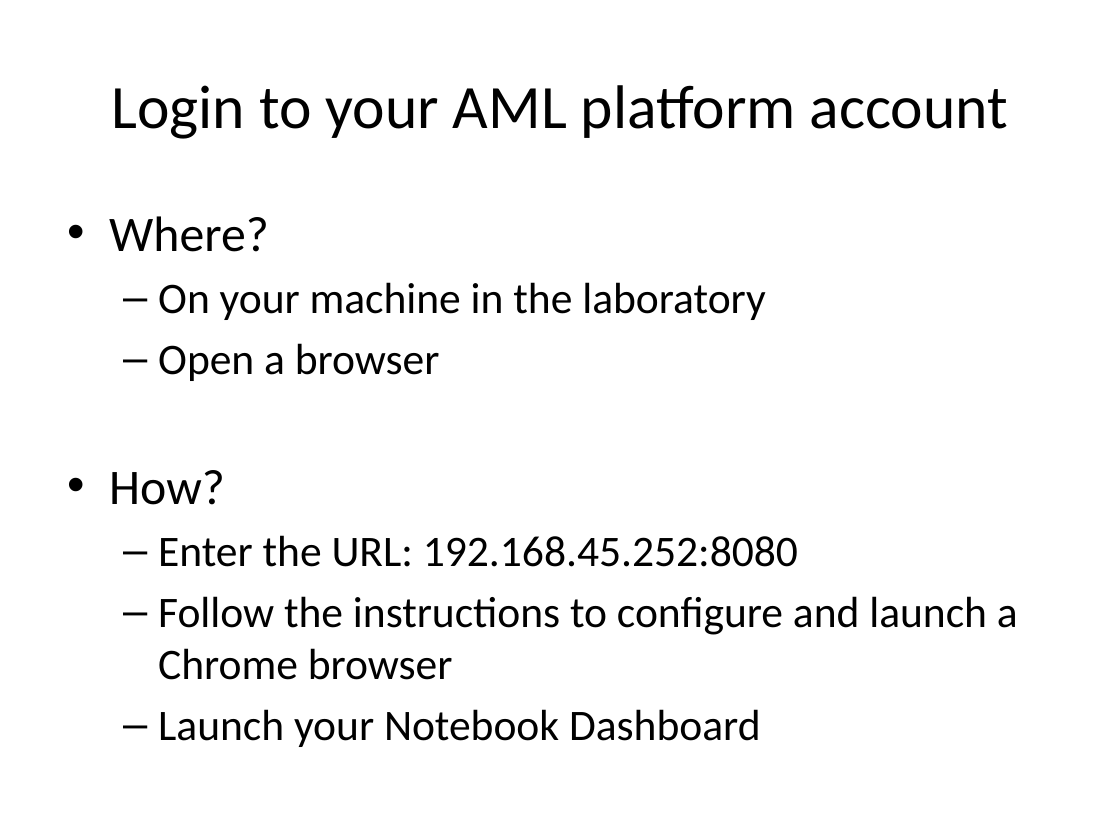
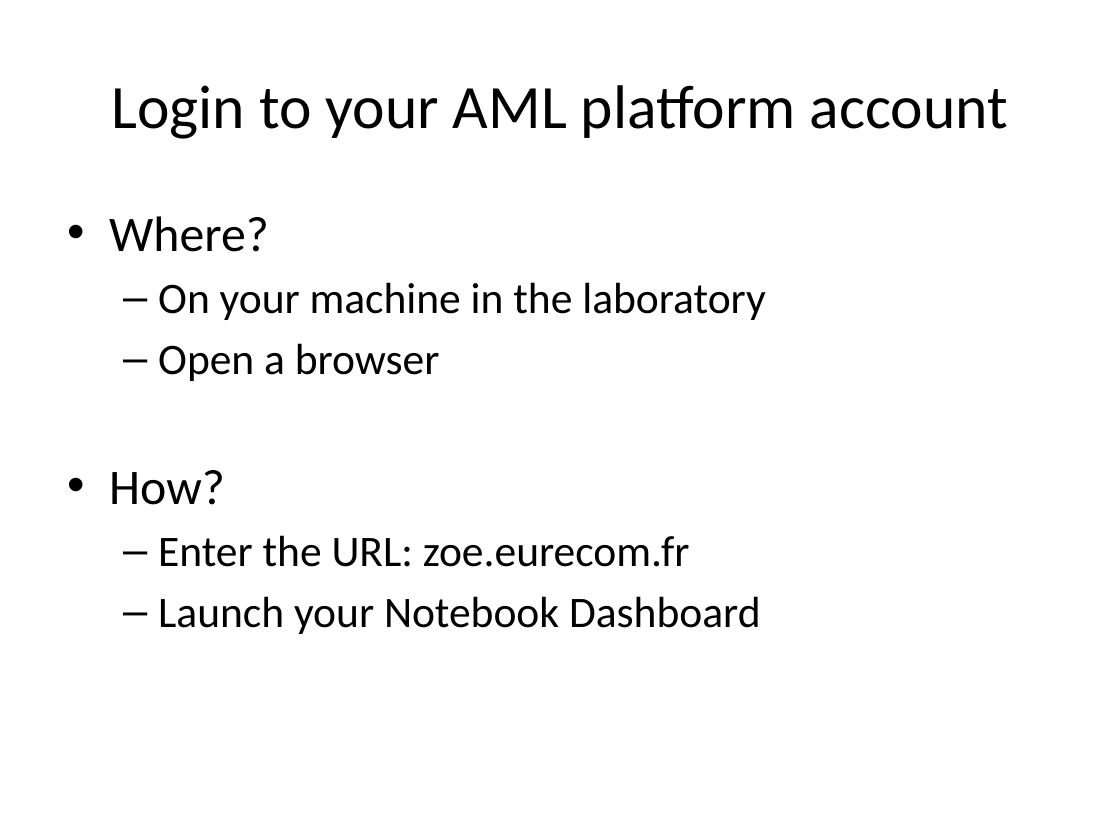
Before and after one commit to alegaballo/AML, a slide deck: slide 4 of Slides/AML-Labs.pptx. Drawn at 1120x840 pixels with LibreOffice and Linux fonts; fonts in the diff are those of the drawing. Boxes give left, top, right and bottom in pixels: in the first picture for what was removed or moved away, otherwise in the second. Text is boxed around its words. In the diff, an @@ line names an element or a change of style, - is before the commit and + after.

```diff
--- a/Slides/AML-Labs.pptx
+++ b/Slides/AML-Labs.pptx
@@ text at <box>158,535,690,567</box>: text changed @@
-  – Enter the URL: 192.168.45.252:8080
-  – Follow the instructions to configure and launch a Chrome browser
+  – Enter the URL: zoe.eurecom.fr
```
Also in this commit, not shown: 3 other files.
